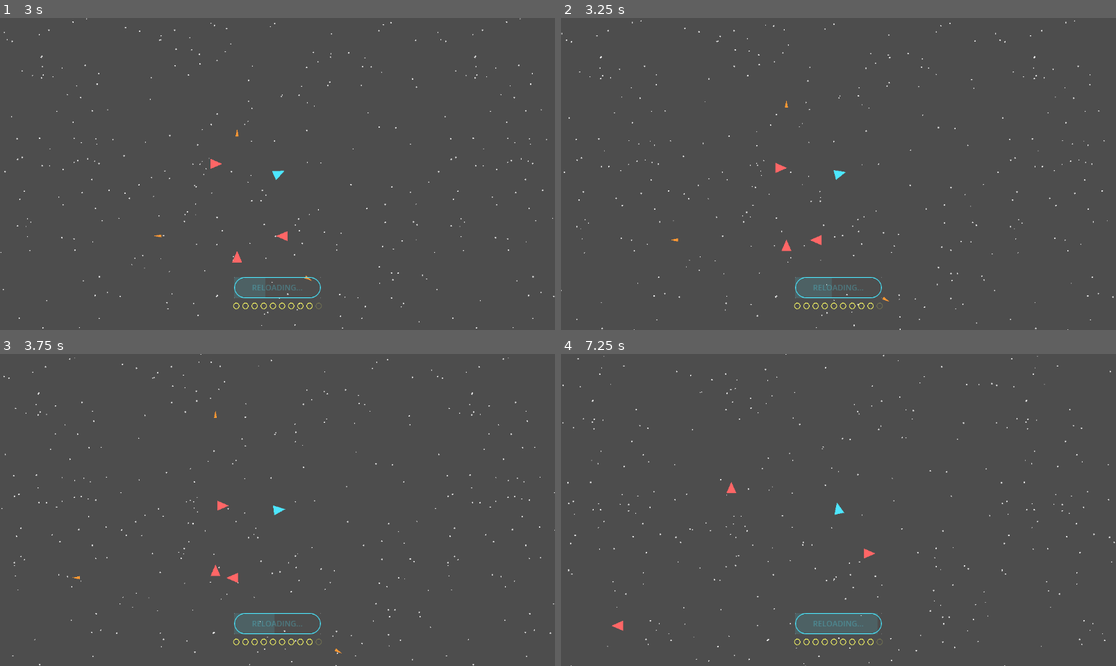
Above: before the commit, frames 1-4 (two rows, left to right).
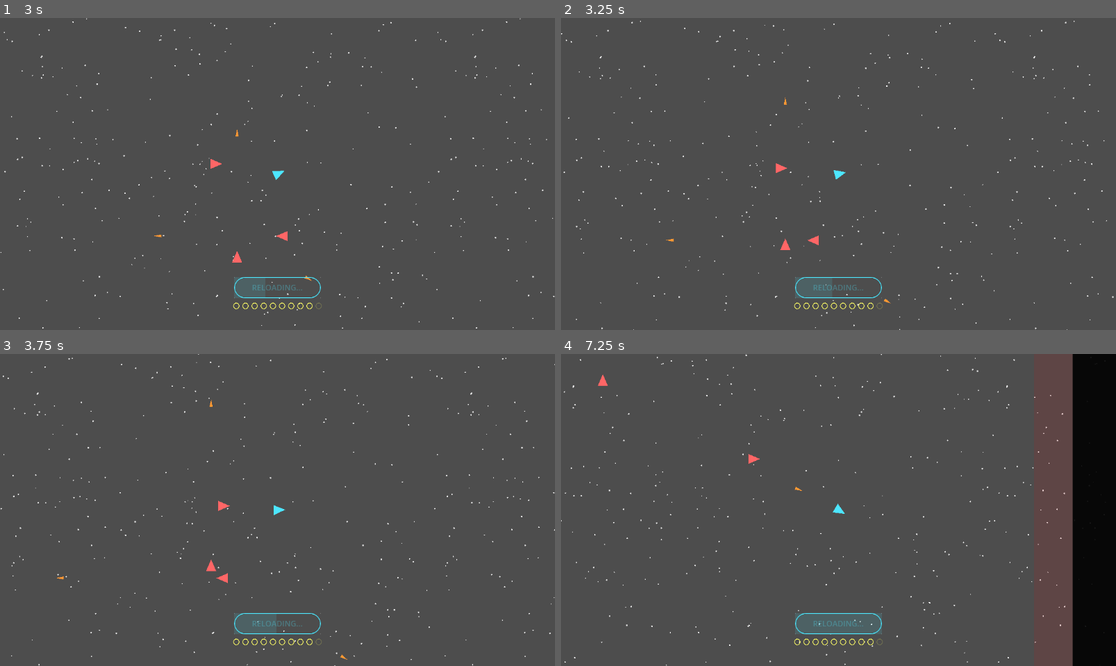
Above: after the commit, the same moments.

Repository: failuer/vibe-space
Game: Godot game, scene res://game_world.tscn
Two runs of this game, one before a commit and one after it. Both use one fixed random seed, a clock stepped at 60 frames per second and the inputs below.
Inputs (mouse positions are in pixels of both pictures, inside the frame that each line leads up to):
- Up to frame 1 (3 s): click "FIRE" at 0.5 s; move the mouse to (399, 158) at 1.27 s; click (399, 158) at 1.42 s; move the mouse to (166, 189) at 2.02 s; click (166, 189) at 2.17 s; move the mouse to (333, 105) at 2.77 s; click (333, 105) at 2.92 s
- Up to frame 2 (3.25 s): no input
- Up to frame 3 (3.75 s): move the mouse to (249, 572) at 3.52 s; click (249, 572) at 3.67 s
- Up to frame 4 (7.25 s): move the mouse to (1005, 556) at 4.27 s; click (1005, 556) at 4.42 s; move the mouse to (672, 463) at 5.02 s; click (672, 463) at 5.17 s; move the mouse to (866, 510) at 5.77 s; click (866, 510) at 5.92 s; move the mouse to (755, 432) at 6.52 s; click (755, 432) at 6.67 s

Frame 1 is identical in both runs. In frame 2, 0.4% of the frame differs, in the area x 0-100%, y 0-100%; in frame 3, 0.8%; in frame 4, 8.8%.

Commit message:
tweak: reduce wind-down to 0.25 game seconds

Diff:
--- a/game.gd
+++ b/game.gd
@@ -5,7 +5,7 @@
 
 const SIM_DURATION := 2.0 # seconds, tweakable
 const SIM_WINDUP_REAL := 0.25   # real seconds to ramp up to full speed at sim start
-const SIM_WINDDOWN_GAME := 0.5  # game seconds over which to ramp down at sim end
+const SIM_WINDDOWN_GAME := 0.25  # game seconds over which to ramp down at sim end
 const PLAYER_RADIUS := 16.0
 const ENEMY_RADIUS := 16.0
 const MISSILE_RADIUS := 8.0
